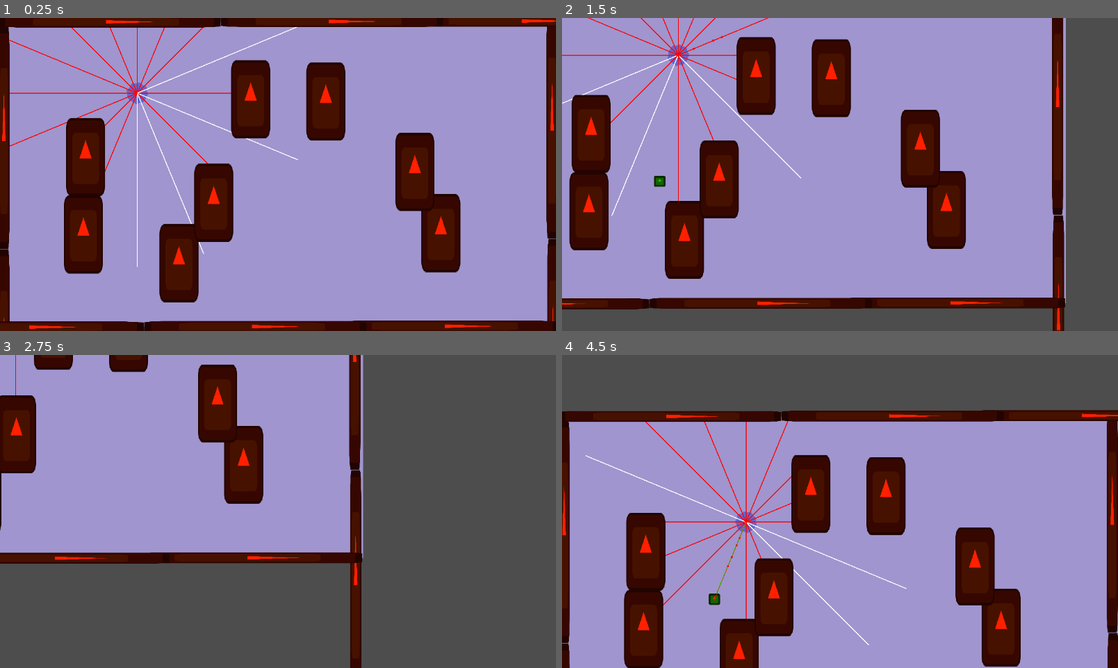
Above: before the commit, frames 1-4 (two rows, left to right).
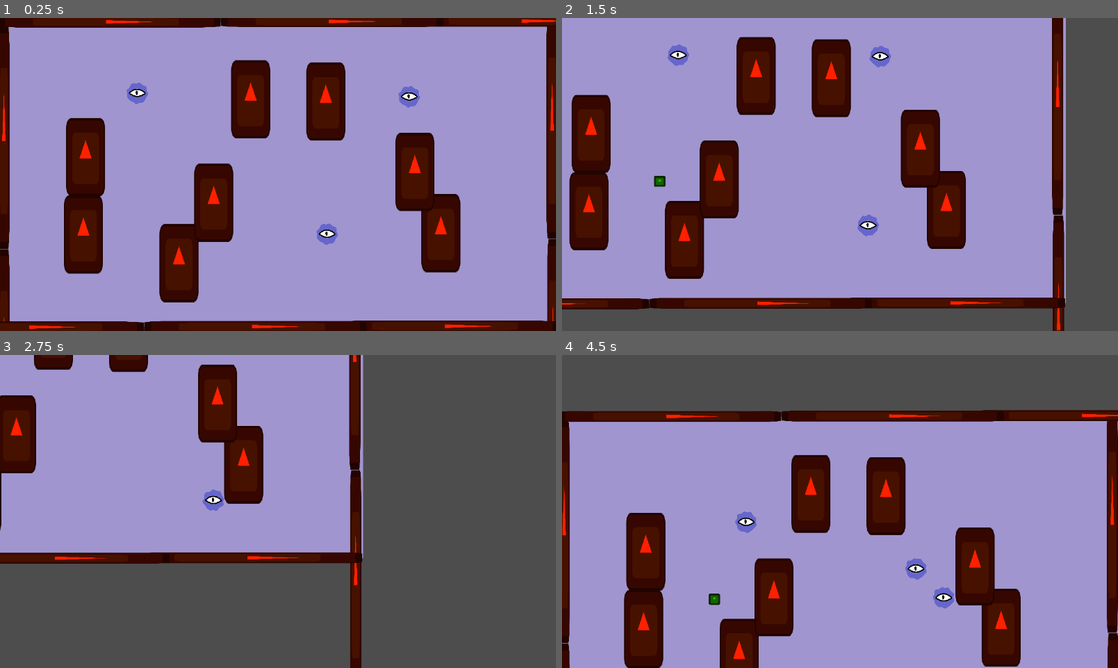
Above: after the commit, the same moments.

Repository: Sadathy/Wild-Jam-94
Game: Godot game, scene res://Scenes/Screens/tank.tscn
Two runs of this game, one before a commit and one after it. Both use one fixed random seed, a clock stepped at 60 frames per second and the inputs below. The engine's default icon, where the game draws it, is replaced by a stand-in: a white triangle on a blue panel in a dark square.
Inputs (mouse positions are in pixels of both pictures, inside the frame that each line leads up to):
- Up to frame 1 (0.25 s): no input
- Up to frame 2 (1.5 s): tap Enter at 0.5 s; move the mouse to (962, 158) at 0.52 s; hold D (right) 0.53-1.28 s; tap Space (think) at 0.6, 1.35 s; click (962, 158) at 0.67 s; move the mouse to (728, 190) at 1.27 s; hold Down (down) from 1.28 s (still down)
- Up to frame 3 (2.75 s): move the mouse to (333, 442) at 2.02 s; release Down (down) at 2.03 s; hold D (right) from 2.03 s (still down); tap Space (think) at 2.1 s
- Up to frame 4 (4.5 s): move the mouse to (812, 574) at 2.77 s; release D (right) at 2.78 s; hold W (up) 2.78-3.53 s; tap Space (think) at 2.85, 3.6, 4.35 s; click (812, 574) at 2.92 s; move the mouse to (1006, 558) at 3.52 s; hold A (left) from 3.53 s (still down); move the mouse to (673, 464) at 4.27 s

The runs differ from the first frame. In frame 1, 1.5% of the frame differs, in the area x 1-76%, y 2-80%; in frame 2, 1.3%; in frame 3, 0.2%; in frame 4, 1.5%, in the area x 4-71%, y 21-93%.

Commit message:
Test ver
Hiding debug

Diff:
--- a/game-jam-94/Scenes/Entities/blob.tscn
+++ b/game-jam-94/Scenes/Entities/blob.tscn
@@ -62,7 +62,6 @@
 TASK_MANAGER = NodePath("..")
 
 [node name="BlobNavigation" type="NavigationAgent2D" parent="." unique_id=876600931]
-debug_enabled = true
 
 [node name="Eyes" parent="." unique_id=1653391680 instance=ExtResource("7_b7hkt")]
 unique_name_in_owner = true
--- a/game-jam-94/Scenes/Mutations/Eyes/eye_beam.tscn
+++ b/game-jam-94/Scenes/Mutations/Eyes/eye_beam.tscn
@@ -12,6 +12,7 @@
 script = ExtResource("1_2u3ln")
 
 [node name="Line" type="Line2D" parent="." unique_id=658442612]
+visible = false
 points = PackedVector2Array(0, 0, 0, 0)
 width = 2.0
 gradient = SubResource("Gradient_2u3ln")
--- a/game-jam-94/Scenes/Mutations/Eyes/eyes.tscn
+++ b/game-jam-94/Scenes/Mutations/Eyes/eyes.tscn
@@ -1,12 +1,11 @@
 [gd_scene format=3 uid="uid://ce2525wmd1qdw"]
 
 [ext_resource type="Script" uid="uid://tsvbepmfs6le" path="res://Scripts/Mutations/Eyes/eyes.gd" id="1_dwkd0"]
-[ext_resource type="Texture2D" uid="uid://d3dtu3x0jyc4u" path="res://icon.svg" id="2_rtxtf"]
+[ext_resource type="Texture2D" uid="uid://b0qufygm837pu" path="res://Assets/eye.png" id="2_dwkd0"]
 
 [node name="Eyes" type="Node2D" unique_id=1653391680]
 script = ExtResource("1_dwkd0")
 
 [node name="Sprite" type="Sprite2D" parent="." unique_id=816228710]
-modulate = Color(1, 1, 0, 1)
-scale = Vector2(0.075, 0.075)
-texture = ExtResource("2_rtxtf")
+scale = Vector2(0.6, 0.6)
+texture = ExtResource("2_dwkd0")
--- a/game-jam-94/Scenes/Screens/tank.tscn
+++ b/game-jam-94/Scenes/Screens/tank.tscn
@@ -95,3 +95,9 @@
 [node name="Obstacle21" parent="Walls" unique_id=502714676 groups=["nav_group"] instance=ExtResource("5_vah2e")]
 position = Vector2(-52, 350)
 rotation = 1.5707964
+
+[node name="Blob2" parent="." unique_id=1960601162 instance=ExtResource("2_0gq6p")]
+position = Vector2(113, 137)
+
+[node name="Blob3" parent="." unique_id=1932634390 instance=ExtResource("2_0gq6p")]
+position = Vector2(302, -179)
Binary file added: game-jam-94/Assets/eye.png
Not shown, added: game-jam-94/Assets/eye.png.import
Not shown: 1 places in game-jam-94/Scenes/Entities/blob.tscn that only renumber resources
